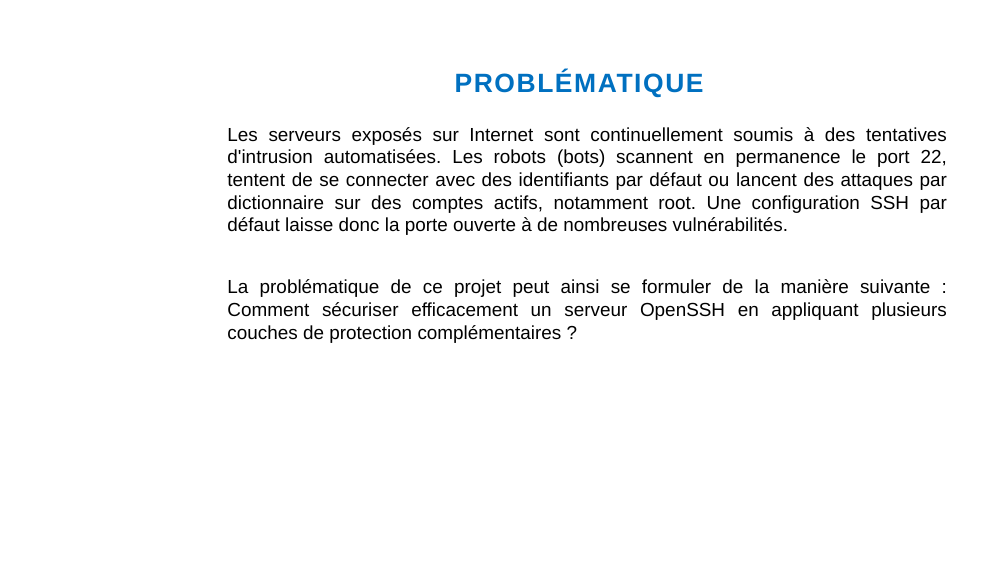
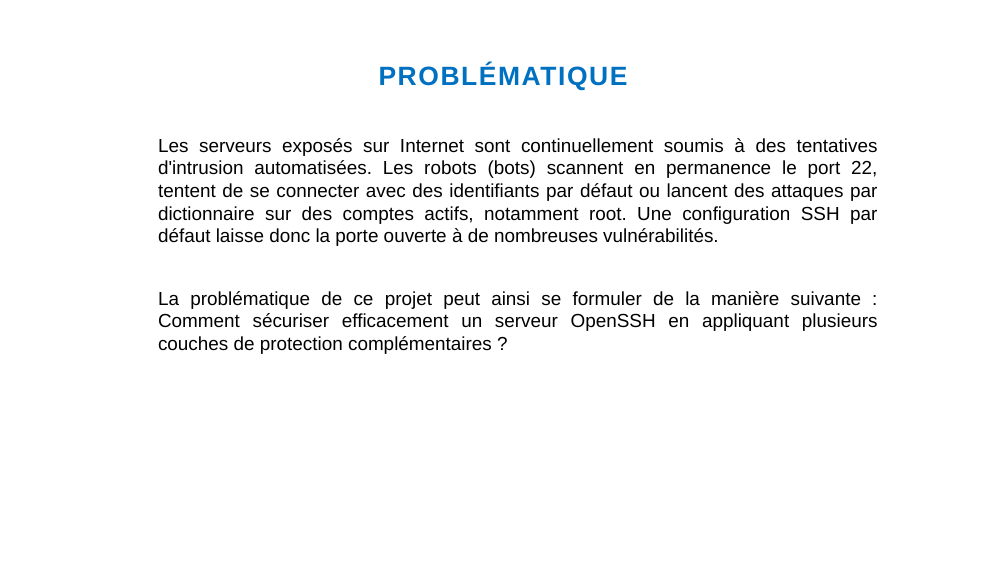
Before and after one commit to Christyy2/Projet-Final-ASI, a slide deck: slide 5 of Présentation-ASI.pptx. Drawn at 1008x567 pixels with LibreOffice and Linux fonts; fonts in the diff are those of the drawing; background and template pictures are left out. Boxes give left, top, right and bottom in pixels: in the first picture for what was removed or moved away, otherwise in the second. Text is boxed around its words. In the diff, an @@ line names an element or a change of style, - is before the commit and + after.

```diff
--- a/Présentation-ASI.pptx
+++ b/Présentation-ASI.pptx
@@ title "PROBLÉMATIQUE": place and size @@
-title "PROBLÉMATIQUE" at [455,71,704,97]
+title "PROBLÉMATIQUE" at [379,64,628,90]
@@ text "Les serveurs exposés sur Internet ...": place and size @@
-text "Les serveurs exposés sur Internet ..." at [227,127,947,343]
+text "Les serveurs exposés sur Internet ..." at [158,138,878,354]
```
Also in this commit, not shown: 4 other slides changed, 9 slides added, 16 slides removed, 1 other file.
